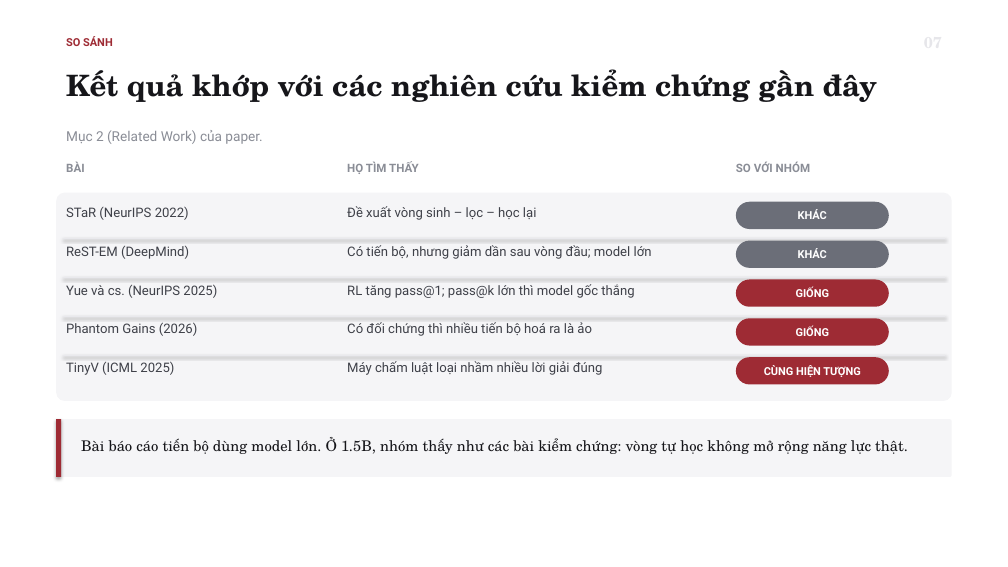
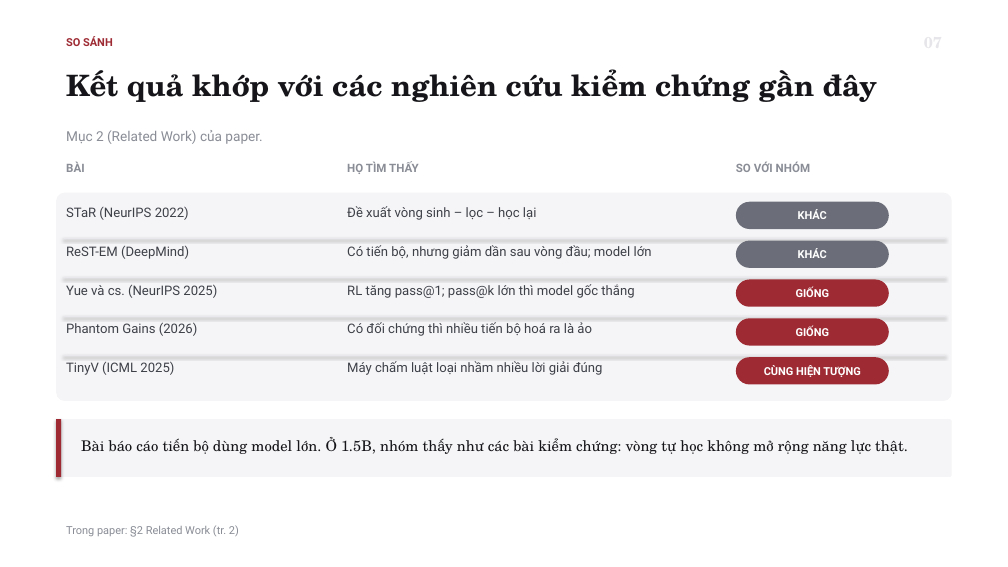
Before and after one commit to tsan2711/DACNTT_2026, a slide deck: slide 9 of 25-10-2026/BaoCaoNhanh_25-10_52300057_52300006.pptx. Drawn at 1008x567 pixels with LibreOffice and Linux fonts; fonts in the diff are those of the drawing. Boxes give left, top, right and bottom in pixels: in the first picture for what was removed or moved away, otherwise in the second. Text is boxed around its words. In the diff, an @@ line names an element or a change of style, - is before the commit and + after.

```diff
--- a/25-10-2026/BaoCaoNhanh_25-10_52300057_52300006.pptx
+++ b/25-10-2026/BaoCaoNhanh_25-10_52300057_52300006.pptx
@@ text added at box(66, 525, 239, 537), 10.5 pt, text #8A8D96 @@
+Trong paper: §2 Related Work (tr. 2)
```
Also in this commit, not shown: 8 other slides changed, 2 other files.
